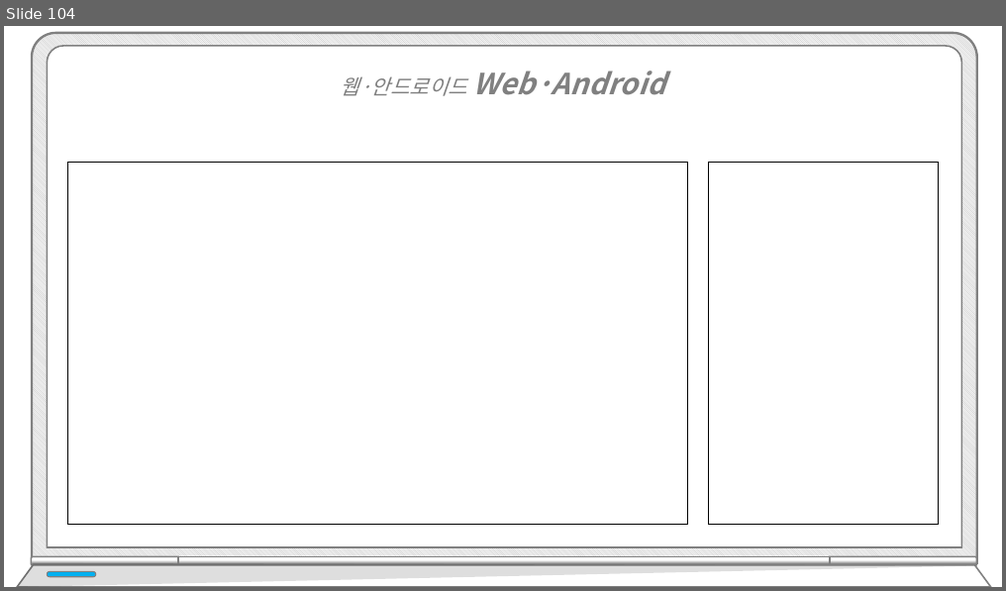
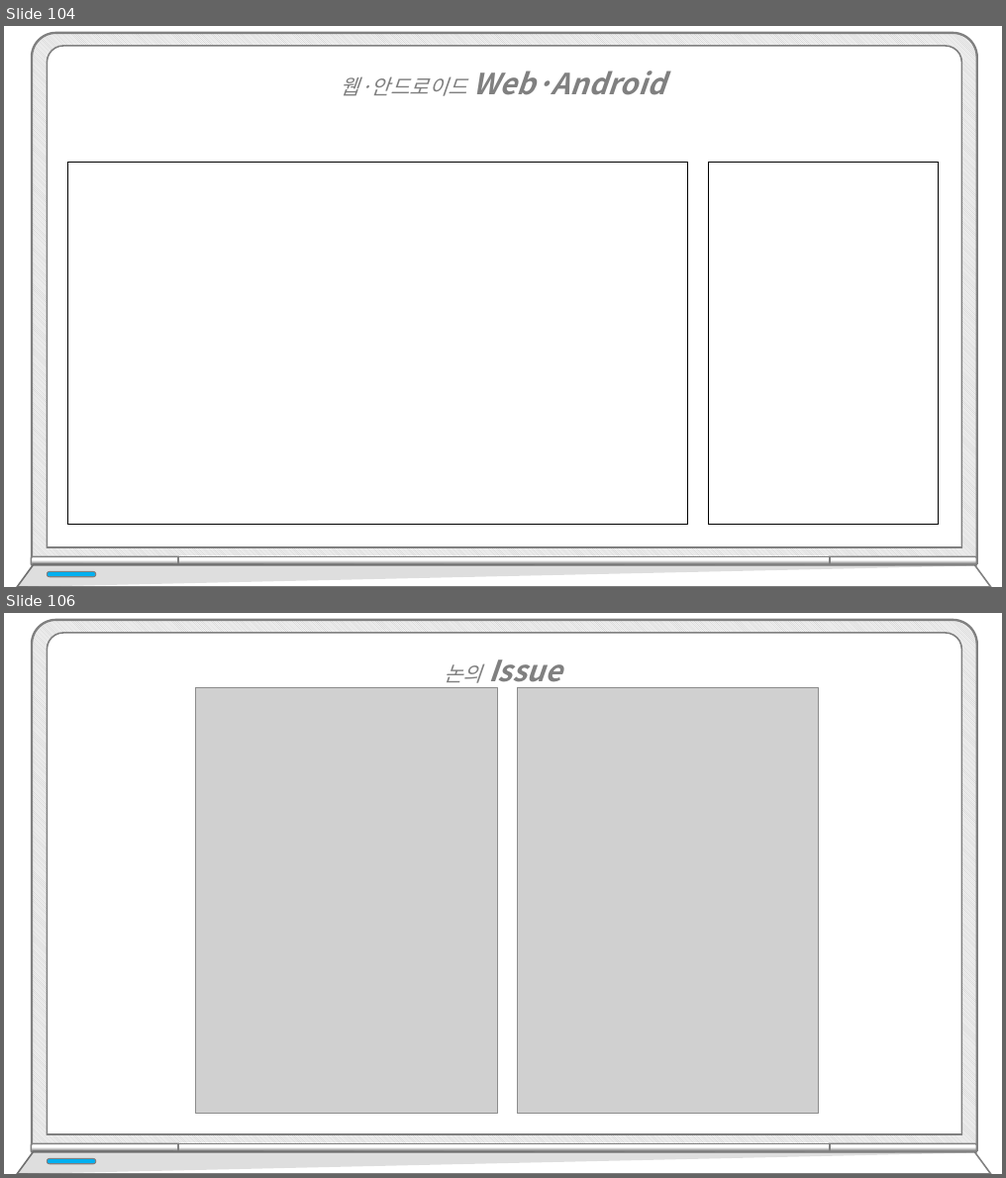
Before and after one commit to hhsw07/ezen-academy-projects, a slide deck: WebContent/발표/3차/프로젝트5_3차.pptx. Shown one above the other, each under a label of ours: slide 104 before the commit, slides 104 and 106 after it; the slides between them are not shown. The pictures are 1006x591 and 1006x1178 pixels, drawn with LibreOffice and Linux fonts; fonts in the diff are those of the drawing; grey boxes stand for pictures. Boxes give left, top, right and bottom in pixels: in the first picture for what was removed or moved away, otherwise in the second. Text is boxed around its words. In the diff, an @@ line names an element or a change of style, - is before the commit and + after.

```diff
--- a/WebContent/발표/3차/프로젝트5_3차.pptx
+++ b/WebContent/발표/3차/프로젝트5_3차.pptx
@@ slide 106 added at bbox=[4, 613, 1002, 1174], background #FFFFFF @@
@@ text added at bbox=[444, 660, 562, 690], 28 pt, text #808080, bold, italic @@
+논의 Issue
@@ picture added at bbox=[196, 687, 497, 1114] @@
@@ picture added at bbox=[517, 687, 819, 1114] @@
@@ group added at bbox=[17, 620, 991, 1174]: 5 round same rects, 2 freeform shapes, 1 rounded rectangle @@
```
Also in this commit, not shown: 1 slide changed, 1 other slide added.
